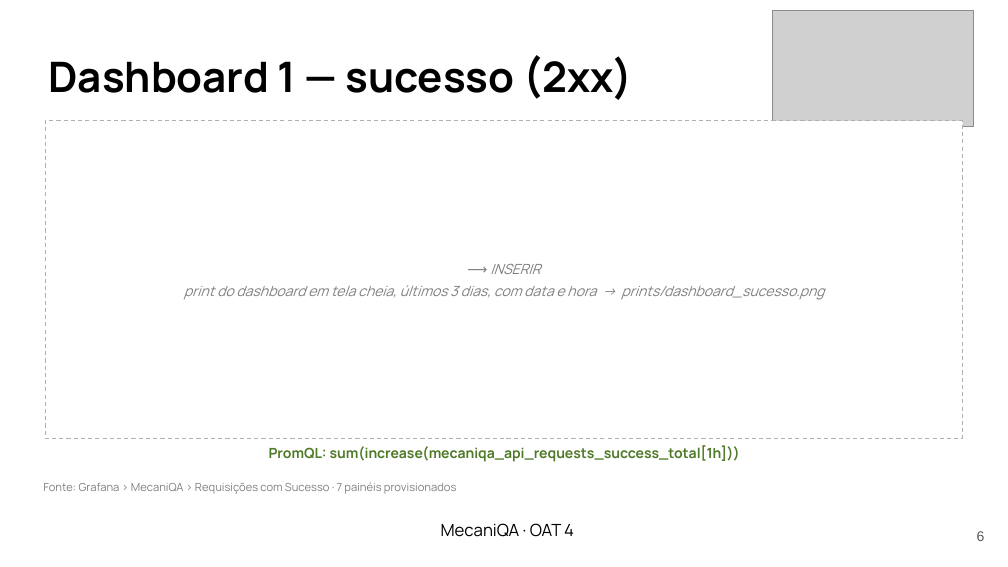
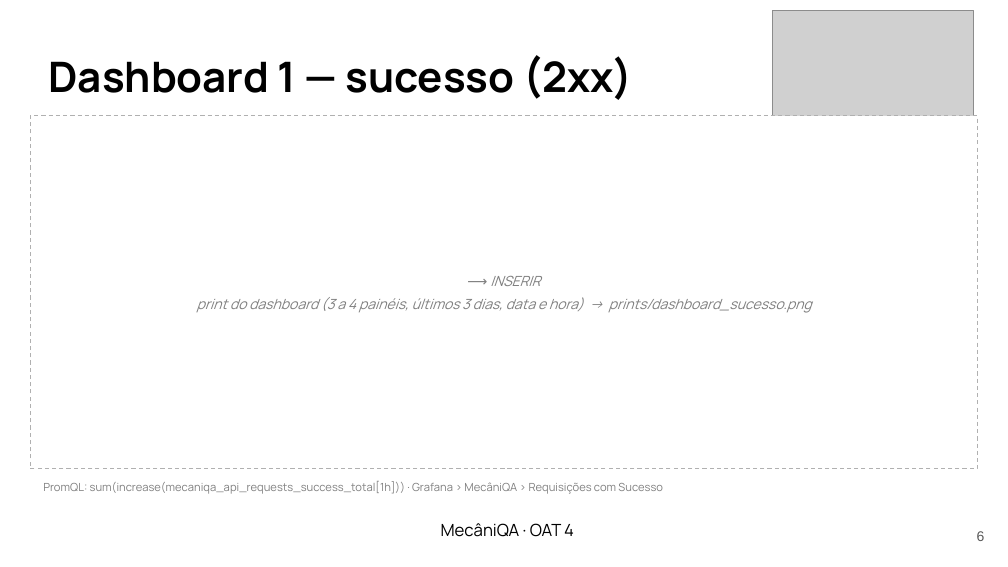
Before and after one commit to LenilsonSoares/mecaniQA-nuvem-macapa, a slide deck: slide 6 of oat4/apresentacao/mecaniQA_oat4_macapa.pptx. Drawn at 1008x567 pixels with LibreOffice and Linux fonts; fonts in the diff are those of the drawing; grey boxes stand for pictures. Boxes give left, top, right and bottom in pixels: in the first picture for what was removed or moved away, otherwise in the second. Text is boxed around its words. In the diff, an @@ line names an element or a change of style, - is before the commit and + after.

Commit message:
feat(oat4): ajustes do debate (Codex, avaliador e revisor técnico)
- slides: prints maiores, slide próprio para a série de erro, tabela de MSE
  legível, conclusão explica por que o RF ganhou ou perdeu, falas prontas
- análise: horas sem dado preenchidas só com o passado e fora das métricas;
  sem a feature dia da semana (apenas 4 dias de coleta)
- coleta: linha rotulada pelo início da hora e horas com raspagem parcial
  marcadas como sem dado
- run.sh e README: o gerador roda só no container (evita tráfego dobrado)

```diff
--- a/oat4/apresentacao/mecaniQA_oat4_macapa.pptx
+++ b/oat4/apresentacao/mecaniQA_oat4_macapa.pptx
@@ rectangle: place and size @@
-rectangle at [45,121,963,438]
+rectangle at [30,116,978,469]
@@ text "⟶ INSERIR": place and size @@
-text "⟶ INSERIR" at [184,264,824,300]
+text "⟶ INSERIR" at [197,276,812,313]
@@ text at [197,297,812,313]: text changed @@
-print do dashboard em tela cheia, últimos 3 dias, com data e hora → prints/dashboard_sucesso.png
+print do dashboard (3 a 4 painéis, últimos 3 dias, data e hora) → prints/dashboard_sucesso.png
@@ text at [43,481,663,494]: text changed; size 10 to 8 pt; text colour #4E7A27 to #808080; bold off @@
-PromQL: sum(increase(mecaniqa_api_requests_success_total[1h]))
+PromQL: sum(increase(mecaniqa_api_requests_success_total[1h])) · Grafana › MecâniQA › Requisições com Sucesso
@@ text removed at [43,482,456,494] @@
-Fonte: Grafana › MecaniQA › Requisições com Sucesso · 7 painéis provisionados
@@ text at [441,523,574,537]: text changed @@
-MecaniQA · OAT 4
+MecâniQA · OAT 4
```
Also in this commit, not shown: 15 other slides changed, 1 slide added, 6 other files.
